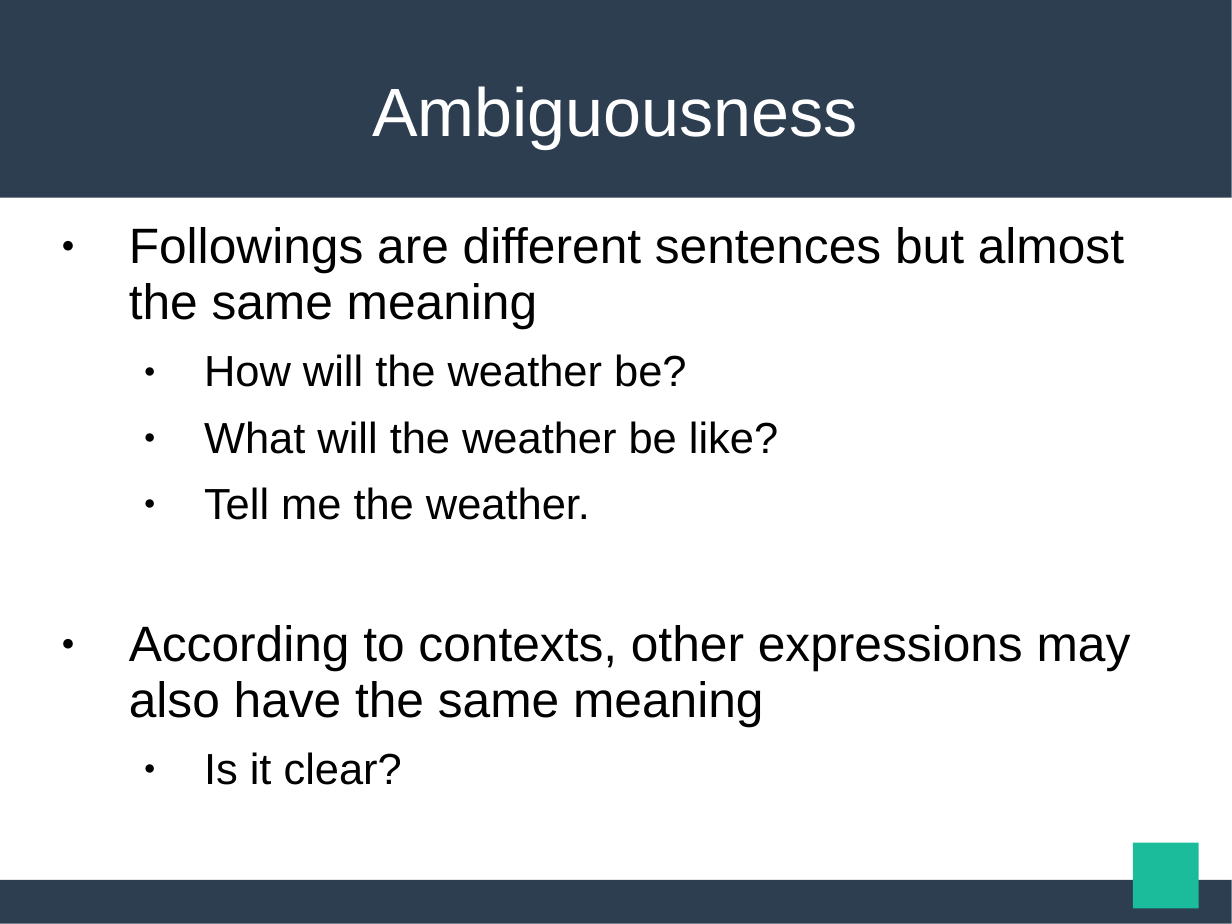
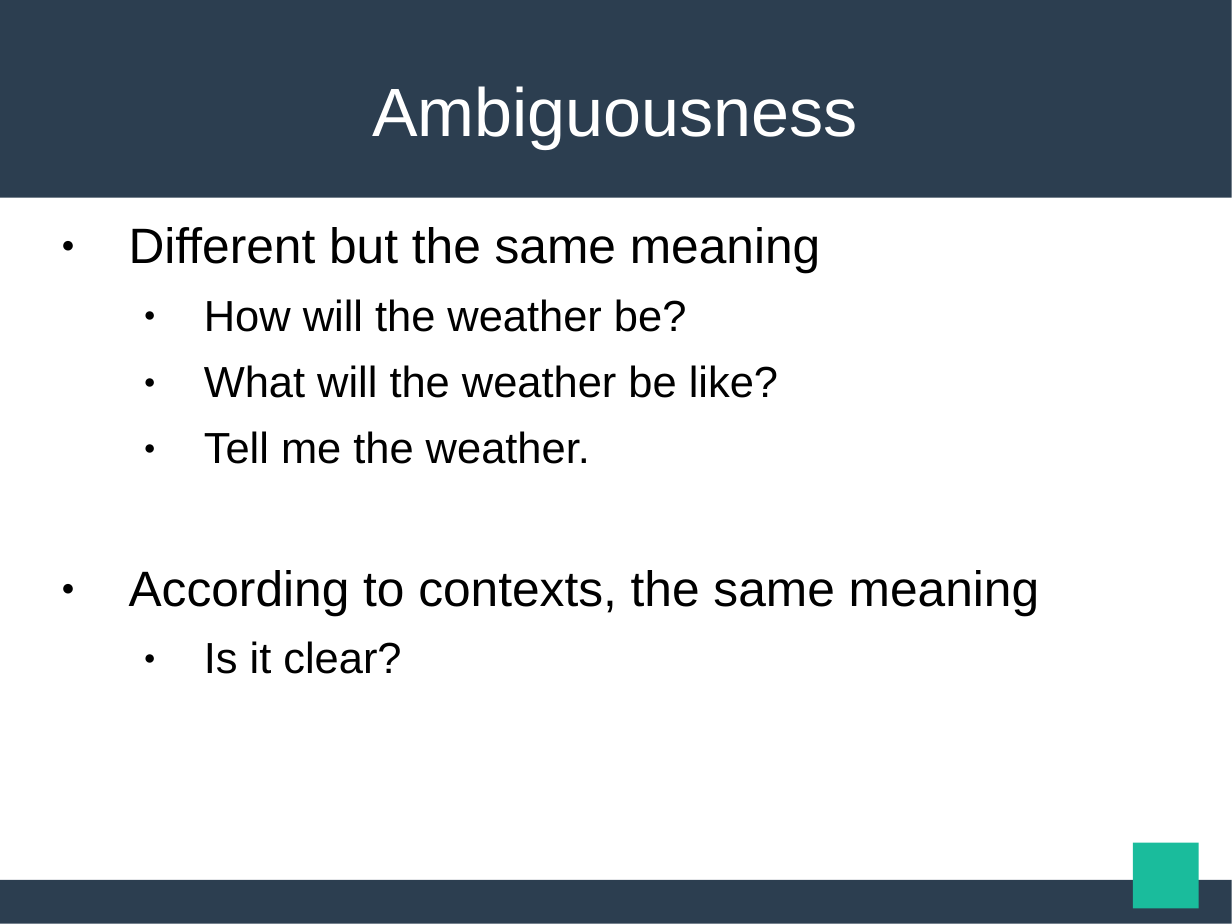
Before and after one commit to maekawatoshiki/neural-machine-translation-demo, a slide deck: slide 6 of NY_slide.ppt. Drawn at 1232x924 pixels with LibreOffice and Linux fonts; fonts in the diff are those of the drawing. Boxes give left, top, right and bottom in pixels: in the first picture for what was removed or moved away, otherwise in the second. Text is boxed around its words. In the diff, an @@ line names an element or a change of style, - is before the commit and + after.

```diff
--- a/NY_slide.ppt
+++ b/NY_slide.ppt
@@ text at box(129, 227, 820, 273): text changed @@
-● Followings are different sentences but almost the same meaning
+● Different but the same meaning
@@ text at box(204, 299, 778, 674): indent changed @@
@@ text at box(129, 570, 1039, 615): text changed @@
-● According to contexts, other expressions may also have the same meaning
+● According to contexts, the same meaning
```
Also in this commit, not shown: 11 other slides changed, 5 slides added, 2 other files.
